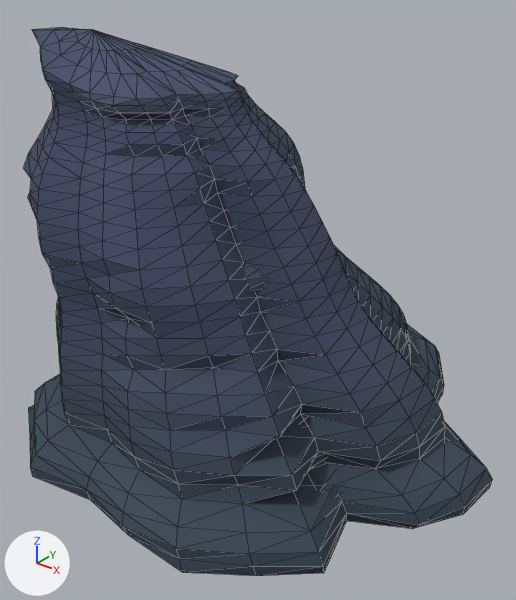
The Blender file source_assets/blender/environment/SM_OverlookCrags.blend as it was, and as the next commit left it.
The view is the same before and after, from a 50 mm camera at (8.3, -9.78, 8.08) aimed at (0.44, 0.05, 1.99). Every picture has the same lights, and +X, +Y and +Z are marked at lower left. The first picture is the older version. Mesh edges are drawn as thin lines.

Before the edit, the objects in view are built like this:
```python
me_sm_overlook_crest = bpy.data.meshes.new('SM_Overlook_Crest')
me_sm_overlook_crest.from_pydata(...)  # 912 vertices, 1820 faces; spans x -3.84..5.16, y -4.03..5.75, z -0.85..6.87
# faces by material slot: [1690, 130]
me_sm_overlook_crest.materials.append(mat_mat_crag_slate)
me_sm_overlook_crest.materials.append(mat_mat_crag_fracture)
me_sm_overlook_spur = bpy.data.meshes.new('SM_Overlook_Spur')
me_sm_overlook_spur.from_pydata(...)  # 618 vertices, 1232 faces; spans x -3.73..3.7, y -3.05..2.23, z -0.62..4.32
# faces by material slot: [1122, 110]
me_sm_overlook_spur.materials.append(mat_mat_crag_slate)
me_sm_overlook_spur.materials.append(mat_mat_crag_fracture)
ob_sm_overlook_crest = bpy.data.objects.new('SM_Overlook_Crest', me_sm_overlook_crest)
ob_sm_overlook_crest.location = (0.0, 0.0, 0.0)
ob_sm_overlook_spur = bpy.data.objects.new('SM_Overlook_Spur', me_sm_overlook_spur)
ob_sm_overlook_spur.location = (0.0, 0.0, 0.0)
```
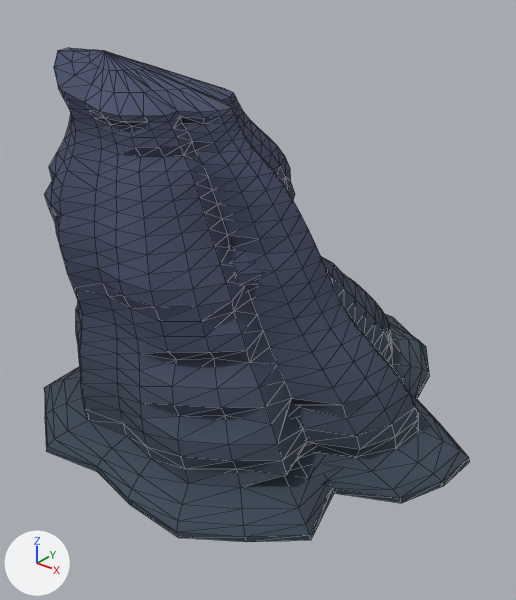
Changed parts and their boxes (x1, y1, x2, y2) in the pictures (516 x 600 px; the box of a moved part takes in the faces that stretch with it):
'SM_Overlook_Crest', reshaped (9% narrower, 10% shorter)
    before: (24, 27, 493, 576)
    after: (44, 48, 470, 542)
part 1 of me_sm_overlook_crest, moved or reshaped
    before: (24, 27, 465, 531)
    after: (44, 48, 443, 507)
part 2 of me_sm_overlook_crest, recoloured
    before: (28, 27, 493, 576)
    after: (45, 48, 470, 542)

The edits, one by one:
me_sm_overlook_crest is used by ob_sm_overlook_crest; location (0.0, 0.0, 0.0).
me_sm_overlook_crest had 912 vertices, 1820 faces and spanned x -3.84..5.16, y -4.03..5.75, z -0.85..6.87.
me_sm_overlook_crest now has 912 vertices, 1820 faces and spans x -3.58..4.72, y -3.76..5.37, z -0.4..6.52.
me_sm_overlook_crest part 1: 912 of 912 vertices moved; they spanned x -3.84..5.16, y -4.03..5.75, z -0.85..6.87 and now span x -3.58..4.72, y -3.76..5.37, z -0.4..6.52; mean shift (0.02, 0.0, -0.07).
me_sm_overlook_crest part 2: 519 kept faces spanning x -3.58..4.72, y -3.76..5.37, z -0.4..6.52 get new vertex colours.
